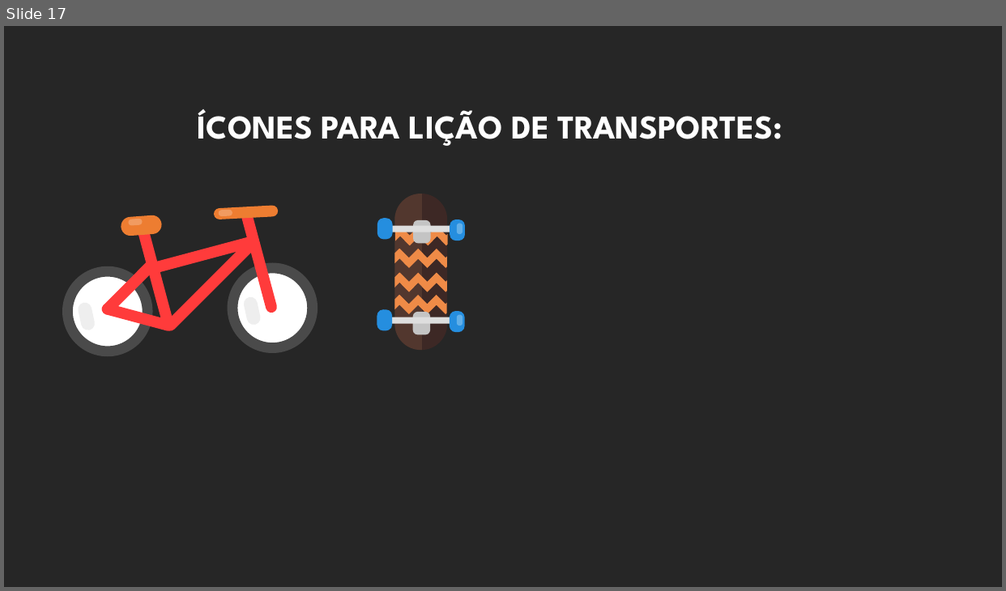
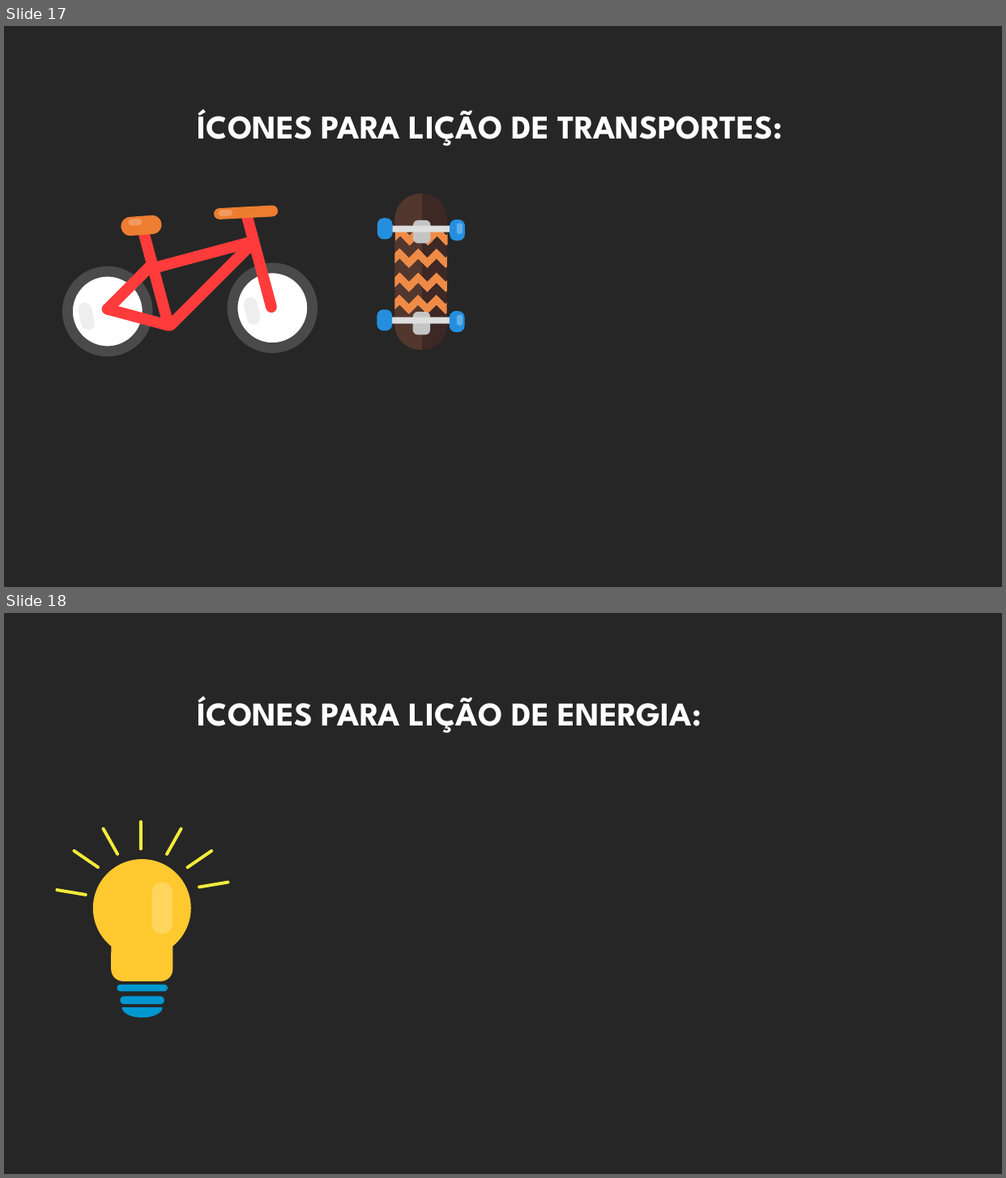
Before and after one commit to pedrogmo/projetopp2, a slide deck: slide/Apresentação1.pptx. Shown one above the other, each under a label of ours: slide 17 before the commit, slides 17 and 18 after it. The pictures are 1006x591 and 1006x1178 pixels, drawn with LibreOffice and Linux fonts; fonts in the diff are those of the drawing. Boxes give left, top, right and bottom in pixels: in the first picture for what was removed or moved away, otherwise in the second. Text is boxed around its words. In the diff, an @@ line names an element or a change of style, - is before the commit and + after.

```diff
--- a/slide/Apresentação1.pptx
+++ b/slide/Apresentação1.pptx
@@ slide 18 added at (x1=4, y1=613, x2=1002, y2=1174), background #262626 @@
@@ text added at (x1=198, y1=696, x2=701, y2=733), 32 pt, text #FFFFFF, bold @@
+ÍCONES PARA LIÇÃO DE ENERGIA:
@@ group added at (x1=55, y1=820, x2=230, y2=1018): 11 rounded rectangles, 1 ellipse, 1 freeform shape @@
```
Also in this commit, not shown: 2 other slides added, 1 slide removed, 13 other files.
